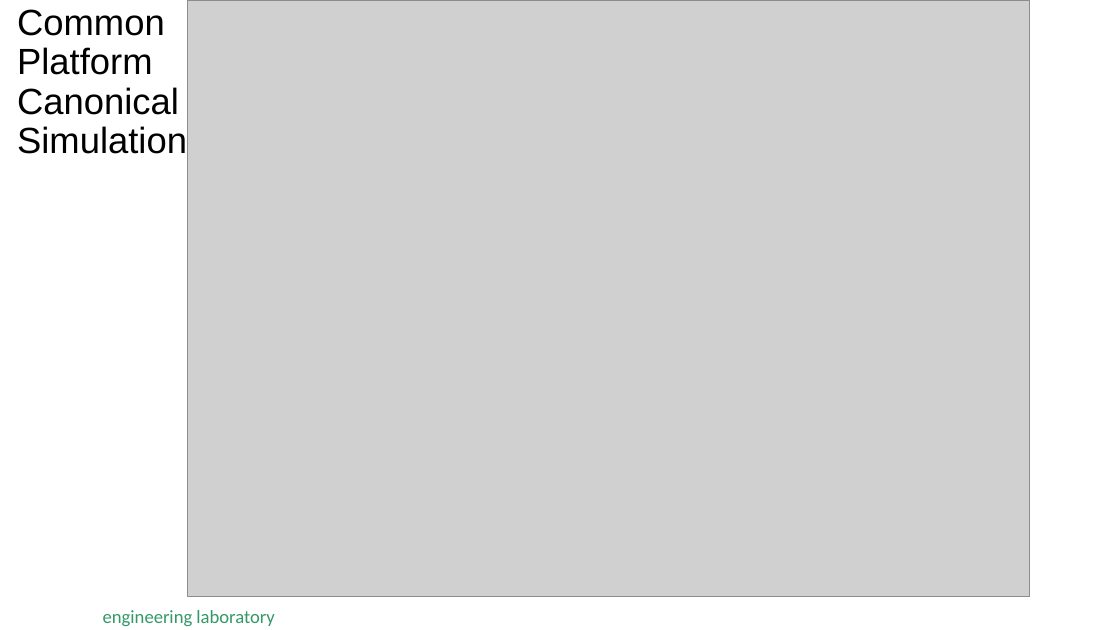
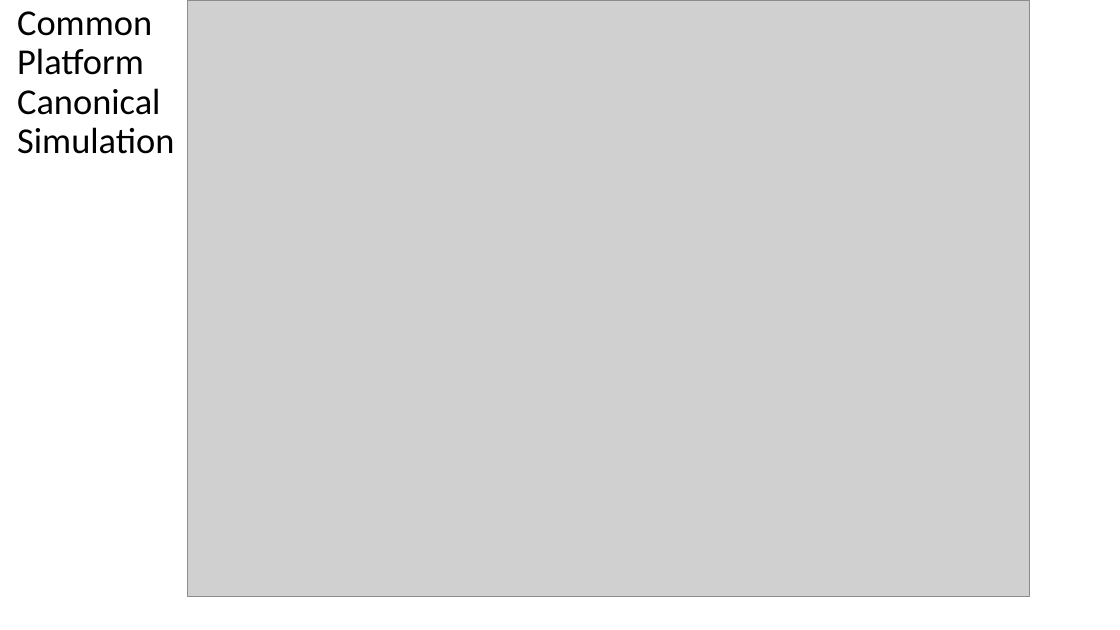
Before and after one commit to usnistgov/TEChallengeComponentModel, a slide deck: slide 9 of TEChallengeCommonAbstractModels.pptx (slide 5 before the commit). Drawn at 1120x630 pixels with LibreOffice and Linux fonts; fonts in the diff are those of the drawing; grey boxes stand for pictures; background and template pictures are left out. Boxes give left, top, right and bottom in pixels: in the first picture for what was removed or moved away, otherwise in the second. Text is boxed around its words. In the diff, an @@ line names an element or a change of style, - is before the commit and + after.

```diff
--- a/TEChallengeCommonAbstractModels.pptx
+++ b/TEChallengeCommonAbstractModels.pptx
@@ text "Common Platform Canonical Simulation" at <box>17,11,174,154</box>: font Arial to Calibri @@
@@ text removed at <box>103,610,274,626</box> @@
-engineering laboratory
```
Also in this commit, not shown: 4 other slides changed, 9 slides added, 4 slides removed.
